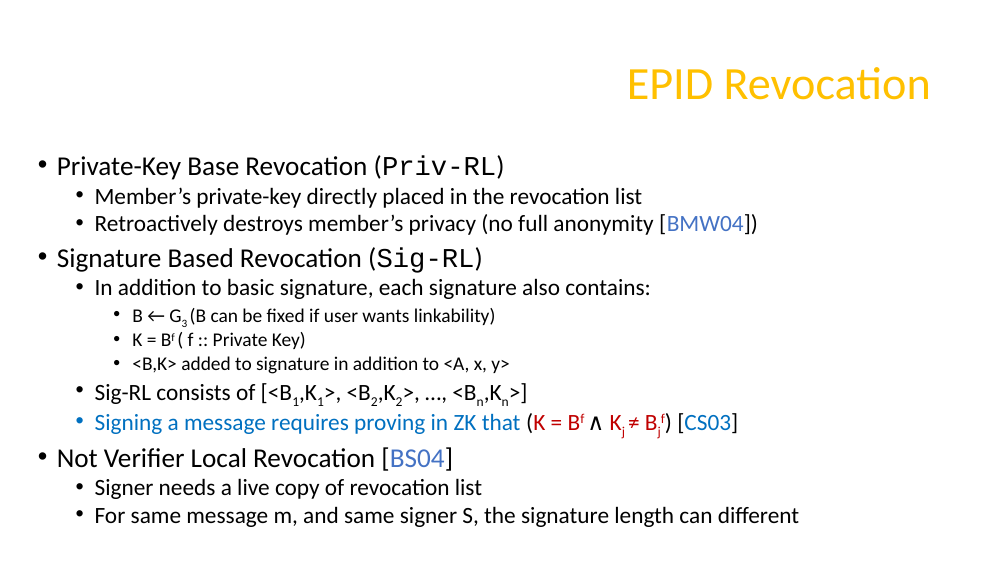
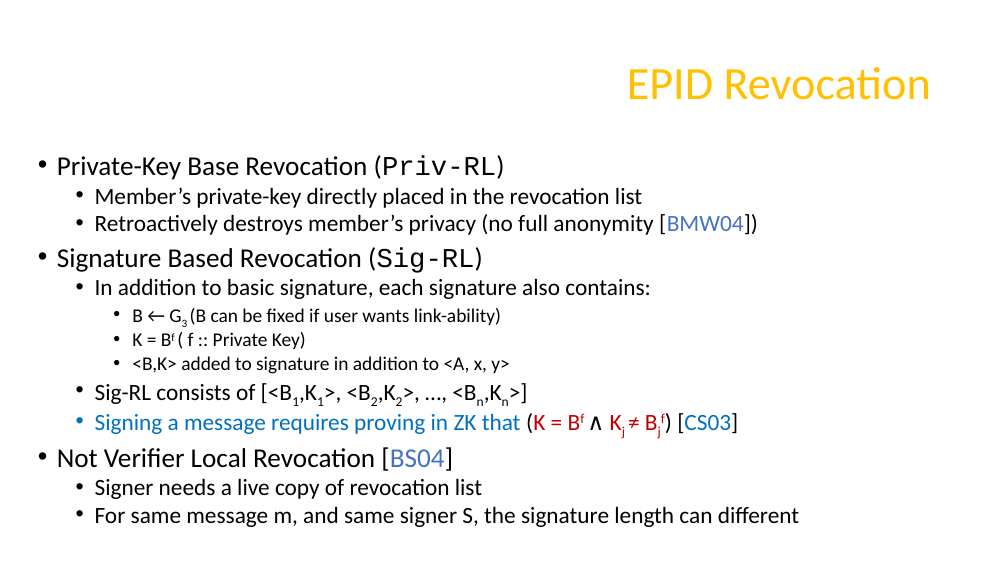
Before and after one commit to axelexic/sgx_remote_attestation_bh_17, a slide deck: slide 13 of presentation/us-17-Swami-SGX-Remote-Attestation-Is-Not-Sufficient.pptx. Drawn at 1008x567 pixels with LibreOffice and Linux fonts; fonts in the diff are those of the drawing; background and template pictures are left out. Boxes give left, top, right and bottom in pixels: in the first picture for what was removed or moved away, otherwise in the second. Text is boxed around its words. In the diff, an @@ line names an element or a change of style, - is before the commit and + after.

```diff
--- a/presentation/us-17-Swami-SGX-Remote-Attestation-Is-Not-Sufficient.pptx
+++ b/presentation/us-17-Swami-SGX-Remote-Attestation-Is-Not-Sufficient.pptx
@@ text at (132,308,501,325): text changed @@
-    • B ← G3 (B can be fixed if user wants linkability)
+    • B ← G3 (B can be fixed if user wants link-ability)
```
Also in this commit, not shown: 5 other slides changed, 3 slides added, 2 slides removed.
